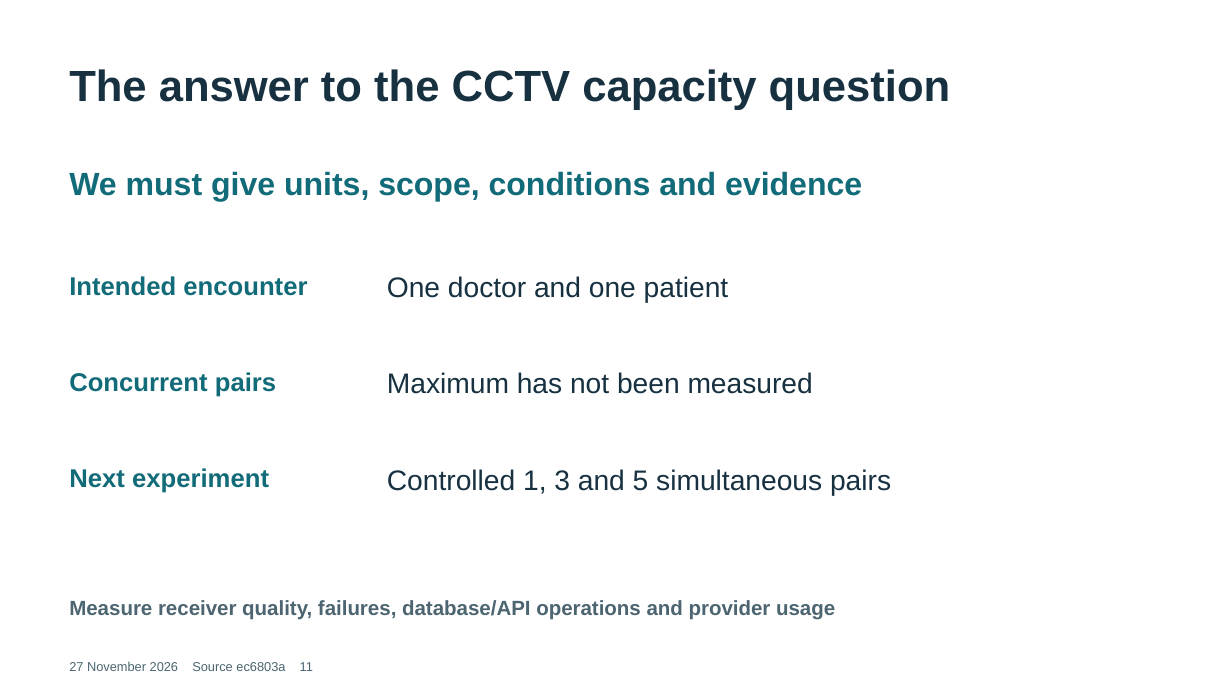
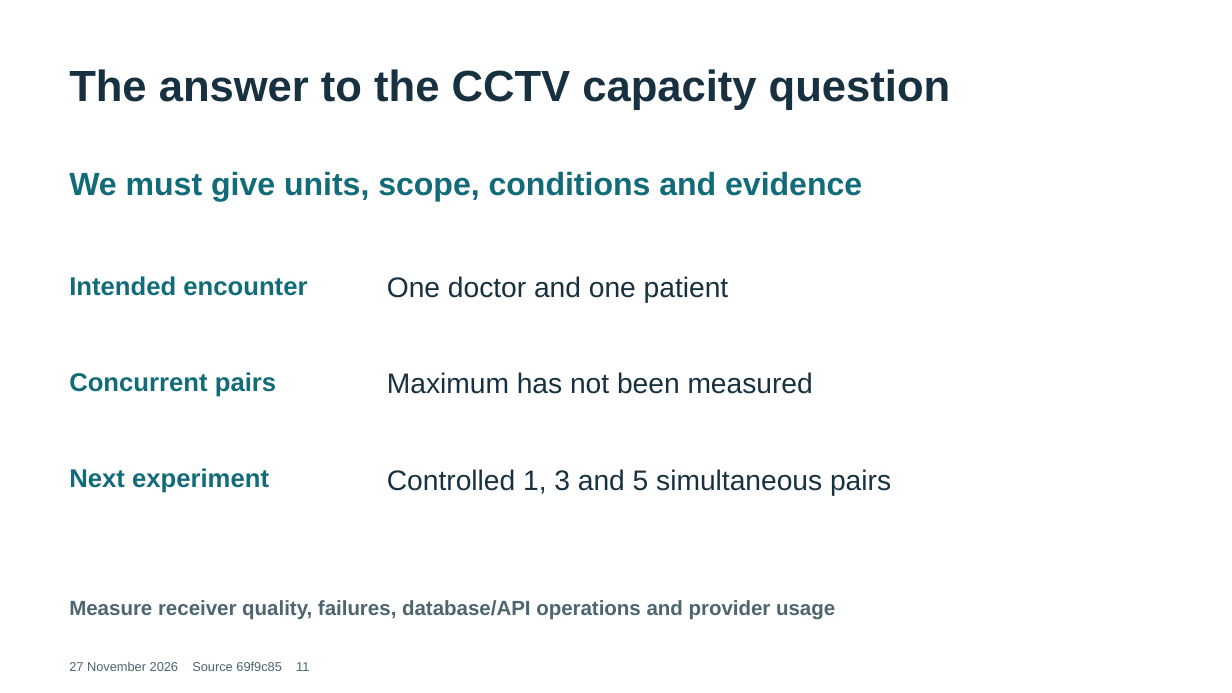
Before and after one commit to Garrette27/Livekit, a slide deck: slide 11 of docs/thesis-defense/TeleConsole-Waiting-Queue-and-Title-Defense.pptx. Drawn at 1232x693 pixels with LibreOffice and Linux fonts; fonts in the diff are those of the drawing. Boxes give left, top, right and bottom in pixels: in the first picture for what was removed or moved away, otherwise in the second. Text is boxed around its words. In the diff, an @@ line names an element or a change of style, - is before the commit and + after.

```diff
--- a/docs/thesis-defense/TeleConsole-Waiting-Queue-and-Title-Defense.pptx
+++ b/docs/thesis-defense/TeleConsole-Waiting-Queue-and-Title-Defense.pptx
@@ text at <box>69,661,309,671</box>: text changed @@
-27 November 2026 Source ec6803a 11
+27 November 2026 Source 69f9c85 11
```
Also in this commit, not shown: 13 other slides changed, 34 other files.
